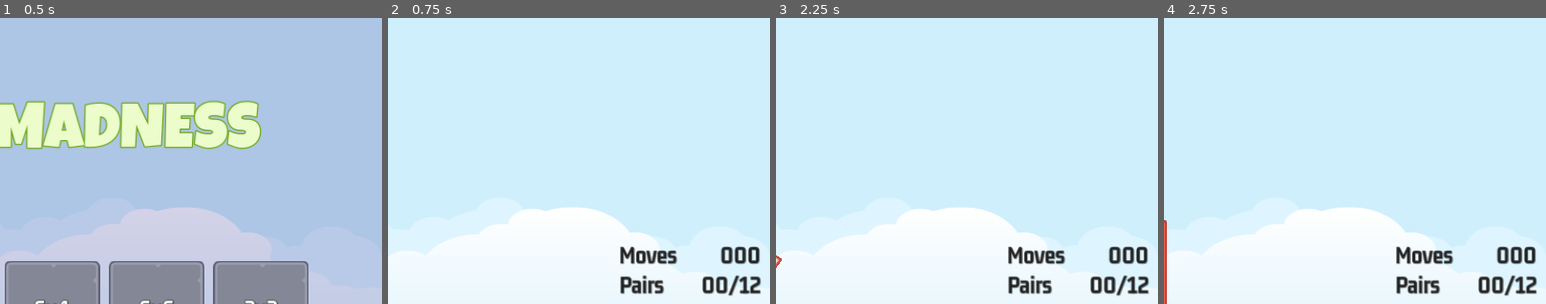
Above: before the commit, frames 1-4 (left to right).
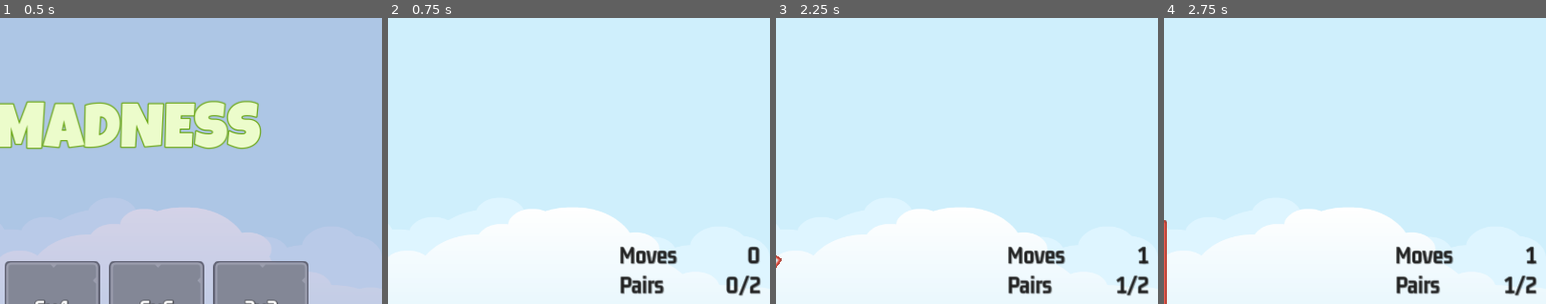
Above: after the commit, the same moments.

Repository: Babrakov/memory-madness
Game: Godot game, scene res://scenes/master/master.tscn
The game is run twice, just before and just after one commit, with the same random seed, the same clock (stepped at 60 frames per second) and the same inputs.
Inputs (mouse positions are % of the whole screen's width and height, from its top left):
- Up to frame 1 (0.5 s): no input
- Up to frame 2 (0.75 s): click "2x2" at 0.5 s
- Up to frame 3 (2.25 s): click (36, 44) at 1.25 s; click (44, 44) at 2.02 s
- Up to frame 4 (2.75 s): no input
The pictures show only the part of the screen within x 50-100%, y 1-51%; the shares and areas given below are measured in that part.

Frame 1 is identical in both runs. In frame 2, 1.0% of the frame differs, in the area x 82-98%, y 80-98%; in frame 3, 1.1%; in frame 4, 1.1%.

Commit message:
UI Updates

Diff:
--- a/scenes/game/game.gd
+++ b/scenes/game/game.gd
@@ -4,6 +4,8 @@
 
 @onready var tc: GridContainer = $HB/MC/TC
 @onready var scorer: Scorer = $Scorer
+@onready var label_moves: Label = $HB/MC2/VB/HB/LabelMoves
+@onready var label_pairs: Label = $HB/MC2/VB/HB2/LabelPairs
 
 # Called when the node enters the scene tree for the first time.
 func _ready() -> void:
@@ -12,7 +14,8 @@
 
 # Called every frame. 'delta' is the elapsed time since the previous frame.
 func _process(delta: float) -> void:
-	pass
+	label_moves.text = scorer.get_moves_made_str()
+	label_pairs.text = scorer.get_pairs_made_str()
 
 func add_memory_tile(image: ItemImage, frame: Texture2D) -> void:
 	var nt: MemoryTile = MEMORY_TILE.instantiate()
--- a/scenes/scorer/scorer.gd
+++ b/scenes/scorer/scorer.gd
@@ -51,3 +51,9 @@
 			tile.reveal(false)
 	_selections.clear()
 	SignalManager.on_selection_enabled.emit()
+
+func get_moves_made_str() -> String:
+	return str(_moves_made)
+
+func get_pairs_made_str() -> String:
+	return "%d/%d" % [_pairs_made, _target_pairs]
